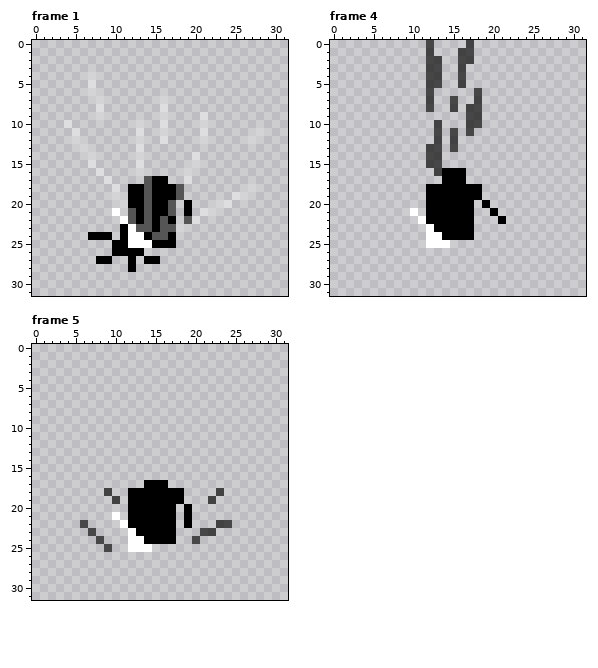
Pixel-art file, stored at Sprites/Player/PlayerDrop.aseprite. The first picture shows the starting point.
32x32 pixels, 7 frames. Shown: frame 1, frame 4, frame 5. The commit also changed other frames, which this record leaves out.
After the commit:
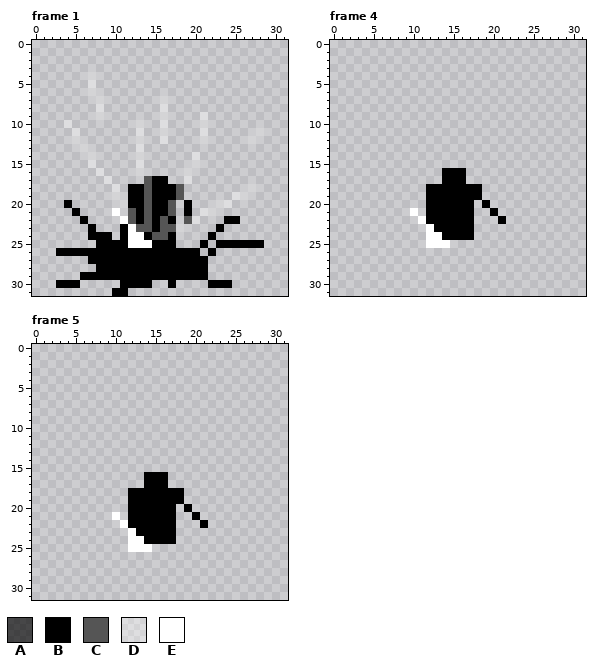
Palette (. is transparent): A #000000a7  B #000000  C #555555  D #ffffff55  E #ffffff
Difference:
Frame 1:
Colour B is added in row 20 at x 4; in row 21 at x 5; in row 22 at x 6 and 24 to 25; in row 23 at x 7 and 23; in row 24 at x 22; in row 25 at x 8 to 9, 21 and 23 to 28.
Colour B is added in row 26 at x 3 to 9, 14 to 20 and 22; in row 27 at x 7, 10 to 11, 13 and 16 to 21; in row 28 at x 8 to 11 and 13 to 21; in row 29 at x 6 to 21; in row 30 at x 3 to 5, 11 to 14, 17 and 22 to 24; in row 31 at x 10 to 11.
Frame 4:
Colour A is gone in row 0 at x 12 and 17; in row 1 at x 12 and 16 to 17; in row 2 at x 12 to 13 and 16 to 17; in rows 3 to 5 at x 12 to 13 and 16; in row 6 at x 12 and 18; in row 7 at x 12, 15 and 18.
Colour A is gone in row 8 at x 12, 15 and 17 to 18; in row 9 at x 17 to 18; in row 10 at x 13 and 17 to 18; in row 11 at x 13, 15 and 17; in row 12 at x 13 and 15; in row 13 at x 12 to 13 and 15.
Colour A is gone in rows 14 to 15 at x 12 to 13; in row 16 at x 13.
Frame 5:
Colour B is added in row 16 at x 14 to 16; in row 21 at x 20; in row 22 at x 21.
Colour A is gone in row 18 at x 9 and 23; in row 19 at x 10 and 22; in row 22 at x 6 and 23 to 24; in row 23 at x 7 and 21 to 22; in row 24 at x 8 and 20; in row 25 at x 9.
Colour B is gone in rows 21 to 22 at x 19.
Boxes around the changes in both pictures, in picture pixels (x1, y1, x2, y2):
added: (56, 200, 264, 296)
erased: (426, 40, 482, 176)
changed: (80, 472, 168, 552)
changed: (184, 488, 232, 544)
